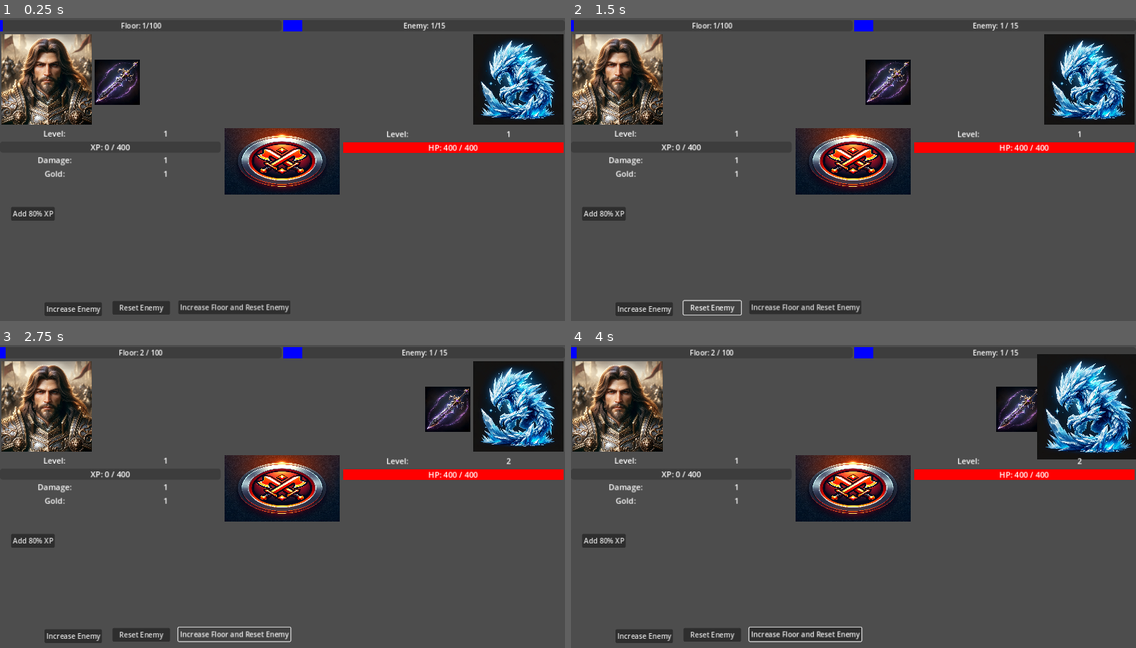
Above: before the commit, frames 1-4 (two rows, left to right).
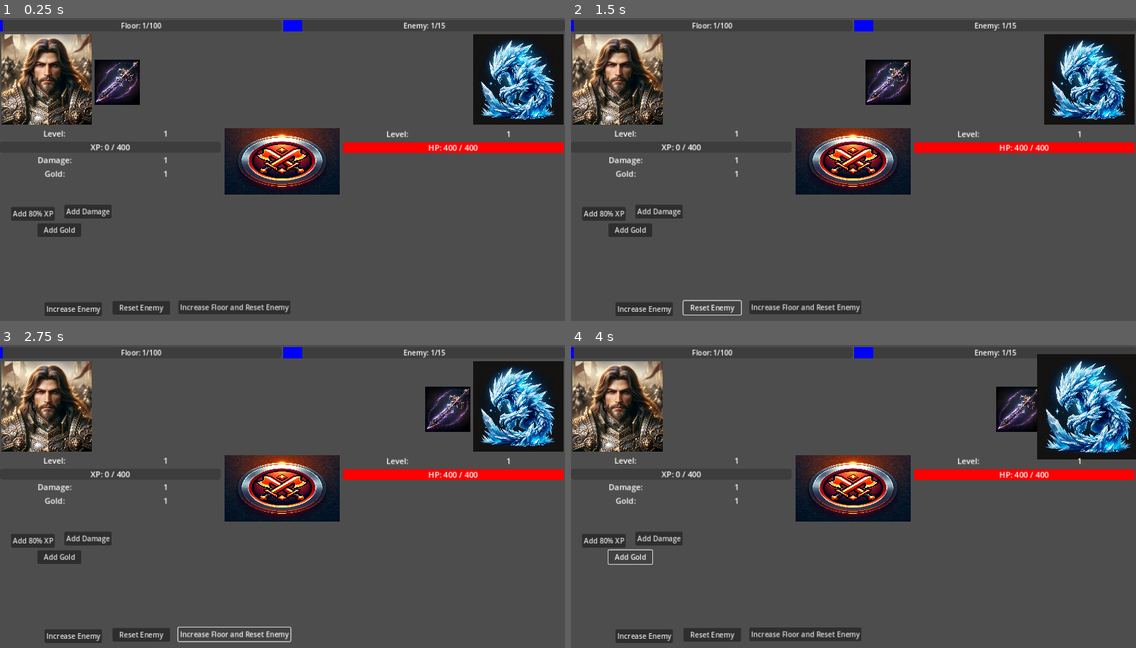
Above: after the commit, the same moments.

Repository: Pepice23/ClimbTheTower
Game: Godot game, scene res://scenes/main/main.tscn
Two runs of this game, one before a commit and one after it. Both use one fixed random seed, a clock stepped at 60 frames per second and the inputs below. The project has no main scene, so this scene is started directly.
Inputs (mouse positions are in pixels of both pictures, inside the frame that each line leads up to):
- Up to frame 1 (0.25 s): no input
- Up to frame 2 (1.5 s): click "Increase Enemy" at 0.5 s; click "Reset Enemy" at 1.25 s
- Up to frame 3 (2.75 s): click "Increase Floor and Reset Enemy" at 2 s
- Up to frame 4 (4 s): click (661, 538) at 2.75 s, where only the run after the commit has a clickable "Add Damage"; click (633, 557) at 3.5 s, where only the run after the commit has a clickable "Add Gold"

The runs differ from the first frame. In frame 1, 0.6% of the frame differs, in the area x 6-20%, y 61-73%; in frame 2, 0.7%; in frame 3, 0.9%, in the area x 0-91%, y 0-73%; in frame 4, 0.9%.
Error after the commit: Invalid call. Nonexistent function 'increase_current_damage' in base 'Node (player_data.gd)'. (res://scenes/main/main.gd:19)

Commit message:
removed stage testing buttons

Diff:
--- a/scenes/main/main.gd
+++ b/scenes/main/main.gd
@@ -5,15 +5,6 @@
 # Called when the node enters the scene tree for the first time.
 func _ready():
 	pass
-
-func _on_increase_enemy_pressed():
-	PlayerData.increase_current_enemy()
-
-func _on_reset_enemy_pressed():
-	PlayerData.reset_current_enemy()
-
-func _on_inc_floor_res_enemy_pressed():
-	PlayerData.increase_current_floor()
 
 func _on_attack_timer_timeout():
 	animation_player.play("weapon_attack")
@@ -23,3 +14,9 @@
 
 func _on_add_xp_pressed():
 	PlayerData.increase_current_xp(80)
+
+func _on_add_damage_pressed():
+	PlayerData.increase_current_damage()
+
+func _on_add_gold_pressed():
+	PlayerData.increase_current_gold()
--- a/scenes/main/main.tscn
+++ b/scenes/main/main.tscn
@@ -67,9 +67,27 @@
 text = "Add 80% XP
 "
 
+[node name="AddDamage" type="Button" parent="."]
+offset_left = 146.0
+offset_top = 423.0
+offset_right = 253.0
+offset_bottom = 454.0
+text = "Add Damage
+"
+
+[node name="AddGold" type="Button" parent="."]
+offset_left = 85.0
+offset_top = 465.0
+offset_right = 184.0
+offset_bottom = 496.0
+text = "Add Gold
+"
+
 [connection signal="pressed" from="IncreaseEnemy" to="." method="_on_increase_enemy_pressed"]
 [connection signal="pressed" from="ResetEnemy" to="." method="_on_reset_enemy_pressed"]
 [connection signal="pressed" from="IncFloorResEnemy" to="." method="_on_inc_floor_res_enemy_pressed"]
 [connection signal="timeout" from="AttackTimer" to="." method="_on_attack_timer_timeout"]
 [connection signal="pressed" from="AttackButton" to="." method="_on_attack_button_pressed"]
 [connection signal="pressed" from="AddXP" to="." method="_on_add_xp_pressed"]
+[connection signal="pressed" from="AddDamage" to="." method="_on_add_damage_pressed"]
+[connection signal="pressed" from="AddGold" to="." method="_on_add_gold_pressed"]
